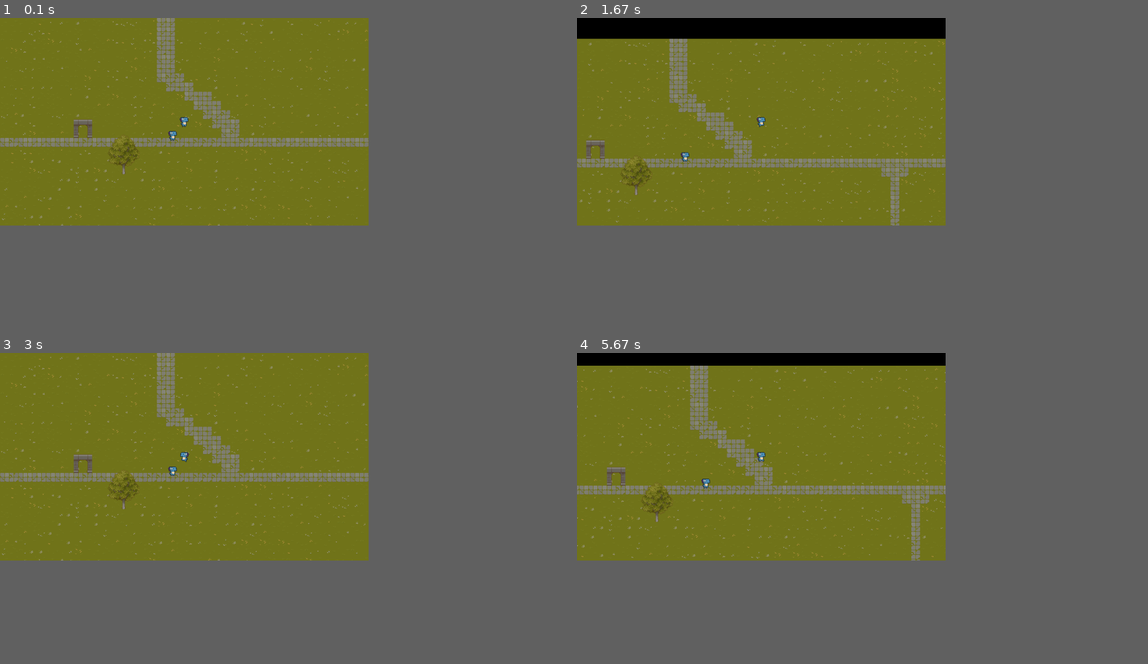
Above: before the commit, frames 1-4 (two rows, left to right).
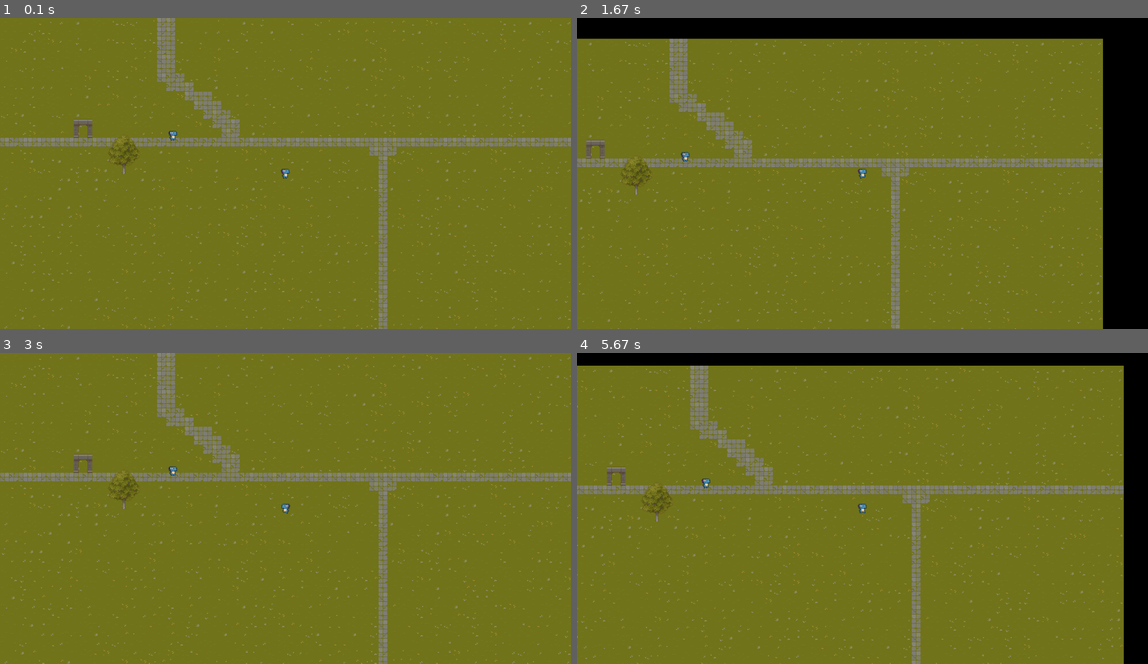
Above: after the commit, the same moments.

Repository: Daniel-343/Pygame_project
Game: pygame game, started from main.py
Same seed, same stepped clock (60 frames per second), same inputs: the game is played once before the commit and once after it.
Inputs:
- Up to frame 1 (0.1 s): no input
- Up to frame 2 (1.67 s): hold Right 0.33-0.8 s; hold Up 0.83-1.13 s; hold Right 1.17-1.63 s
- Up to frame 3 (3 s): hold Left 1.67-2.2 s; hold Down 2.23-2.53 s; hold Left 2.57-2.97 s
- Up to frame 4 (5.67 s): hold Up 3-3.37 s; hold Right 3.4-4.03 s; hold Down 4.07-4.43 s; hold Left 4.47-4.93 s; hold Right 4.97-5.43 s; hold Up from 5.47 s (still down)
The window is 581x327 before the commit and 900x490 after it. Grey fills any space a smaller window leaves; there, only what the larger window draws over its background counts as a difference.

The runs differ from the first frame. In frame 1, 3.5% of the frame differs, in the area x 0-100%, y 0-100%; in frame 2, 12%; in frame 3, 3.5%; in frame 4, 8.5%.

Commit message:
fix player centered camera to player relative to any screen size

Diff:
--- a/main.py
+++ b/main.py
@@ -4,8 +4,8 @@
 
 class Main:
     def __init__(self):
-        self.SCREEN_WIDTH = 1280
-        self.SCREEN_HEIGHT = 720
+        self.SCREEN_WIDTH = 1980
+        self.SCREEN_HEIGHT = 1080
         self.screen = pygame.display.set_mode((self.SCREEN_WIDTH, self.SCREEN_HEIGHT))
 
     def run(self):
--- a/scenes/Scene.py
+++ b/scenes/Scene.py
@@ -19,8 +19,8 @@
     def show_scene(self):
         clock = pygame.time.Clock()
         tick_rate = 120
-        screen_half_width = 640
-        screen_half_height = 360
+        screen_half_width = self.screen_width / 2
+        screen_half_height = self.screen_height / 2
         PLAYER_SPEED = 2
         MAP_WIDTH = len(self.map_layout[0]) * 32
         MAP_HEIGHT = len(self.map_layout) * 32
